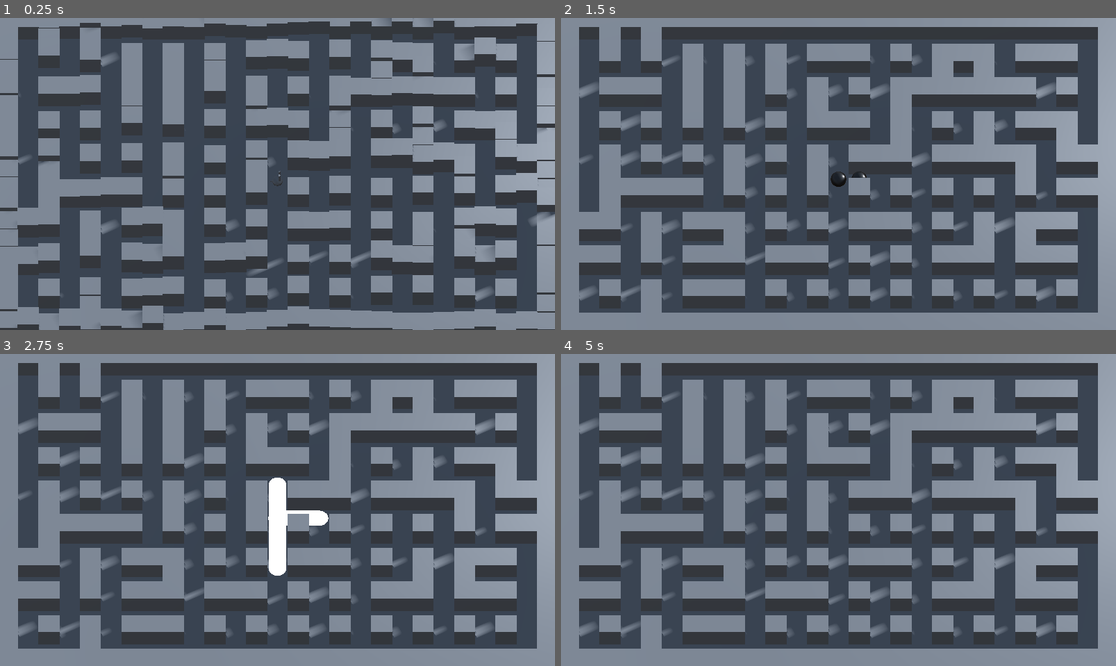
Above: before the commit, frames 1-4 (two rows, left to right).
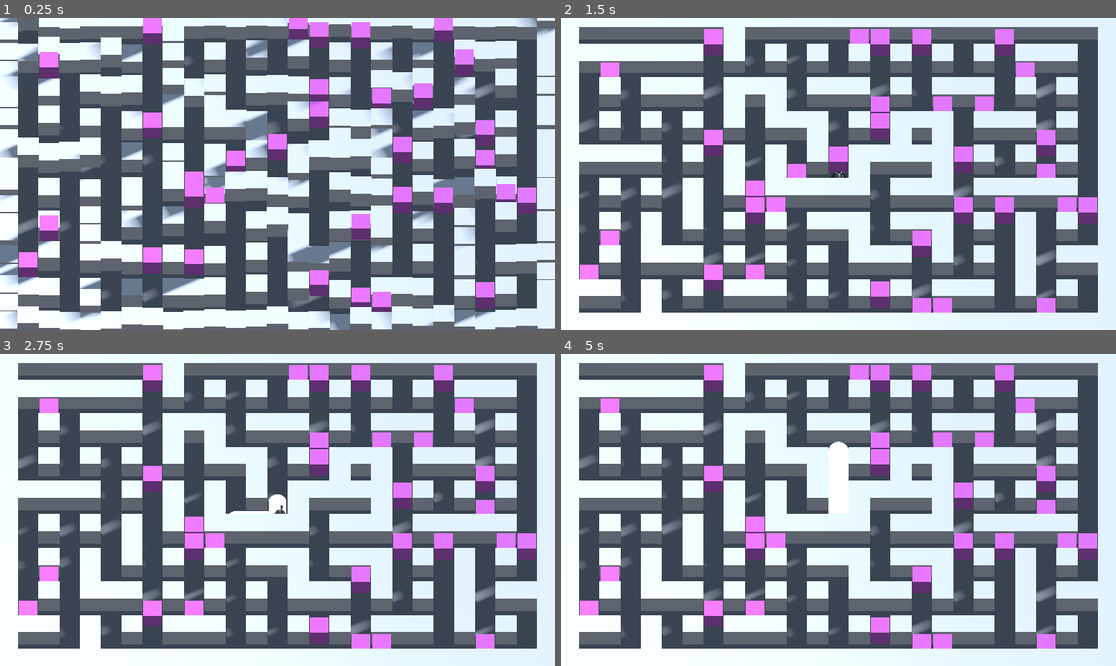
Above: after the commit, the same moments.

Repository: droqen/tojam2024battle
Game: Godot game, scene res://dev/droqen/control_test.tscn
Two runs of this game, one before a commit and one after it. Both use one fixed random seed, a clock stepped at 60 frames per second and the inputs below.
Inputs:
- Up to frame 1 (0.25 s): no input
- Up to frame 2 (1.5 s): tap Enter (ui_accept) at 0.5, 0.77 s; hold Right (ui_right) 0.53-1.28 s; hold Down (ui_down) from 1.28 s (still down)
- Up to frame 3 (2.75 s): tap Enter (ui_accept) at 1.52, 2 s; release Down (ui_down) at 2.03 s; hold Right (ui_right) from 2.03 s (still down)
- Up to frame 4 (5 s): release Right (ui_right) at 2.78 s; hold Up (ui_up) 2.78-3.53 s; tap Enter (ui_accept) at 3.02, 3.5, 3.77, 4.25, 4.52 s; hold Left (ui_left) from 3.53 s (still down)

The runs differ from the first frame. In frame 1, 74% of the frame differs, in the area x 0-100%, y 0-100%; in frame 2, 76%; in frame 3, 75%; in frame 4, 76%.

Commit message:
added some breakable blocks

Diff:
--- a/bomberman_project/dev/droqen/world_gen.gd
+++ b/bomberman_project/dev/droqen/world_gen.gd
@@ -1,6 +1,7 @@
 extends Node
 
 const BLOCK = preload("res://gameplay/basic_block.tscn")
+const BLOCK2 = preload("res://gameplay/breakable_block.tscn")
 @onready var w = get_parent()
 @onready var world_width : int = 13
 @onready var world_height : int = 9
@@ -14,6 +15,10 @@
 			if abs(x)==world_width or abs(y)==world_height: solid = 2
 			if solid == 2 or (solid == 1 and randf() < 0.25):
 				spawn_block_at(x,y)
+			elif randf() < 0.1 and (x!=0 or y!=0):
+				spawn_block2_at(x,y)
 
 func spawn_block_at(x,y):
 				var block = BLOCK.instantiate().setup(w, Vector2(x,y))
+func spawn_block2_at(x,y):
+				var block = BLOCK2.instantiate().setup(w, Vector2(x,y))
--- a/bomberman_project/gameplay/BreakableWallObject.gd
+++ b/bomberman_project/gameplay/BreakableWallObject.gd
@@ -4,3 +4,8 @@
 const IS_EXPLODABLE : bool = true
 func exploded():
 	queue_free()
+
+func first_placed():
+	super.first_placed()
+	position.y += randf_range(1,2)
+	velocity.y = randf_range(0.4,0.5)
--- a/bomberman_project/gameplay/GridObject.gd
+++ b/bomberman_project/gameplay/GridObject.gd
@@ -30,9 +30,12 @@
 func set_cell(_cell):
 	cell = _cell
 	goalpos = GameGrid.cell_to_pos(cell)
-	if just_entered or not get_parent():
+	if just_entered or not get_parent(): first_placed()
+
+func first_placed():
 		position = goalpos + Vector3.UP * randf_range(1,4)
 		velocity.y = randf_range(0.1,0.2)
+
 func try_move(dir) -> bool:
 	var cell2 = cell + dir
 	if GameGrid.find_objs_at_cell(cell2):
@@ -42,14 +45,16 @@
 		return true
 func _physics_process(_delta):
 	just_entered = false
+	var speedmult = 1.5
 	var accellerp = 0.2
 	if (goalpos-position).length() < 0.4:
+		speedmult = 0.5
 		accellerp = 0.7
-	var new_ground_velocity = lerp(velocity, (goalpos-position).limit_length(0.2)*1.5, accellerp)
+	var new_ground_velocity = lerp(velocity, (goalpos-position).limit_length(0.5)*speedmult, accellerp)
 	velocity.x = new_ground_velocity.x
 	velocity.z = new_ground_velocity.z
 	if position.y > floorheight + 0.01 or velocity.y > 0:
-		velocity.y -= 0.04
+		velocity.y -= 0.06
 	else:
 		position.y = lerp(position.y, floorheight, 0.5)
 		if velocity.y < -0.1:
--- a/bomberman_project/gameplay/PlayerMover.gd
+++ b/bomberman_project/gameplay/PlayerMover.gd
@@ -13,26 +13,33 @@
 
 	var down_to_earth = self.velocity.y < 0.5 and self.position.y < self.floorheight + 0.5
 
+	var stick = Vector2(
+		(1 if Input.is_action_pressed("ui_right") else 0) - (1 if Input.is_action_pressed("ui_left") else 0),
+		(1 if Input.is_action_pressed("ui_up") else 0) - (1 if Input.is_action_pressed("ui_down") else 0)
+	)
+	if stick.y: stick.x = 0
+	if self.velocity.y > 0.25 or self.position.y > self.floorheight + 0.25:
+		stick *= 0
 	var dpad = Vector2(
 		(1 if Input.is_action_just_pressed("ui_right") else 0) - (1 if Input.is_action_just_pressed("ui_left") else 0),
 		(1 if Input.is_action_just_pressed("ui_up") else 0) - (1 if Input.is_action_just_pressed("ui_down") else 0)
 	)
-	if dpad:
+
+	if dpad and not queued_bomb:
 		queued_dpad = dpad
-		queued_bomb = false
+	if queued_dpad and queued_dpad.y: queued_dpad.x = 0
 	if Input.is_action_just_pressed("ui_accept"):
 		queued_bomb = true
 		queued_dpad = null
-	if down_to_earth:
-		if queued_dpad:
-			self.try_move(queued_dpad)
+	if (queued_dpad or stick) and (down_to_earth or self.floorheight > 0.0):
+			self.try_move(queued_dpad if queued_dpad else stick)
 			queued_dpad = null
 			#self.position.y = lerp(self.position.y, self.floorheight, 0.5)
 			self.velocity.y = 0.36 * clampf(inverse_lerp(2.0, 0.0, self.floorheight),0.0,1.0)
 			self.floorheight = 0.0
-		if queued_bomb:
-			drop_bomb()
-			queued_bomb = false
+	if queued_bomb and (down_to_earth):
+		drop_bomb()
+		queued_bomb = false
 
 const BOMB = preload("res://scene/subsystems/bomb.tscn")
 
--- a/bomberman_project/gameplay/WallObject.gd
+++ b/bomberman_project/gameplay/WallObject.gd
@@ -2,3 +2,7 @@
 class_name WallObject
 
 const IS_WALL : bool = true
+
+func first_placed():
+	super.first_placed()
+	velocity.y = randf_range(0.2,0.4)
--- a/bomberman_project/gameplay/basic_block.tscn
+++ b/bomberman_project/gameplay/basic_block.tscn
@@ -1,13 +1,16 @@
-[gd_scene load_steps=3 format=2]
+[gd_scene load_steps=4 format=3 uid="uid://duer5amb3x6wd"]
 
-[ext_resource path="res://gameplay/WallObject.gd" type="Script" id=1]
+[ext_resource type="Script" path="res://gameplay/WallObject.gd" id="1"]
 
-[sub_resource type="BoxMesh" id=1]
-size = Vector3( 4.1, 4.1, 4.1 )
+[sub_resource type="StandardMaterial3D" id="StandardMaterial3D_5hb6a"]
+
+[sub_resource type="BoxMesh" id="1"]
+material = SubResource("StandardMaterial3D_5hb6a")
+size = Vector3(4.1, 4.1, 4.1)
 
 [node name="block" type="Node3D"]
-script = ExtResource( 1 )
+script = ExtResource("1")
 
 [node name="MeshInstance3D" type="MeshInstance3D" parent="."]
-transform = Transform3D( 1, 0, 0, 0, 1, 0, 0, 0, 1, 0, 2, 0 )
-mesh = SubResource( 1 )
+transform = Transform3D(1, 0, 0, 0, 1, 0, 0, 0, 1, 0, 2, 0)
+mesh = SubResource("1")
--- /dev/null
+++ b/bomberman_project/gameplay/breakable_block.tscn
@@ -0,0 +1,17 @@
+[gd_scene load_steps=4 format=3 uid="uid://cvojw68syualx"]
+
+[ext_resource type="Script" path="res://gameplay/BreakableWallObject.gd" id="1_ltuvc"]
+
+[sub_resource type="StandardMaterial3D" id="StandardMaterial3D_yqyic"]
+albedo_color = Color(1, 0.490196, 1, 1)
+
+[sub_resource type="BoxMesh" id="BoxMesh_u6t4p"]
+material = SubResource("StandardMaterial3D_yqyic")
+size = Vector3(3.6, 3.6, 3.6)
+
+[node name="breakable" type="Node3D"]
+script = ExtResource("1_ltuvc")
+
+[node name="MeshInstance3D" type="MeshInstance3D" parent="."]
+transform = Transform3D(1, 0, 0, 0, 1, 0, 0, 0, 1, 0, 1.8, 0)
+mesh = SubResource("BoxMesh_u6t4p")
--- a/bomberman_project/scene/subsystems/explosion_rod_mat.tres
+++ b/bomberman_project/scene/subsystems/explosion_rod_mat.tres
@@ -1,11 +1,7 @@
-[gd_resource type="StandardMaterial3D" format=2]
+[gd_resource type="StandardMaterial3D" format=3 uid="uid://gpmbf43wmuiw"]
 
 [resource]
 emission_enabled = true
-emission = Color( 1, 1, 1, 1 )
-emission_energy = 1.0
-emission_operator = 0
-emission_on_uv2 = false
+emission = Color(1, 1, 1, 1)
+emission_energy_multiplier = 2.0
 rim_enabled = true
-rim = 1.0
-rim_tint = 0.5
Not shown: 1 places in bomberman_project/scene/subsystems/explosion_rod.tscn that only renumber resources
